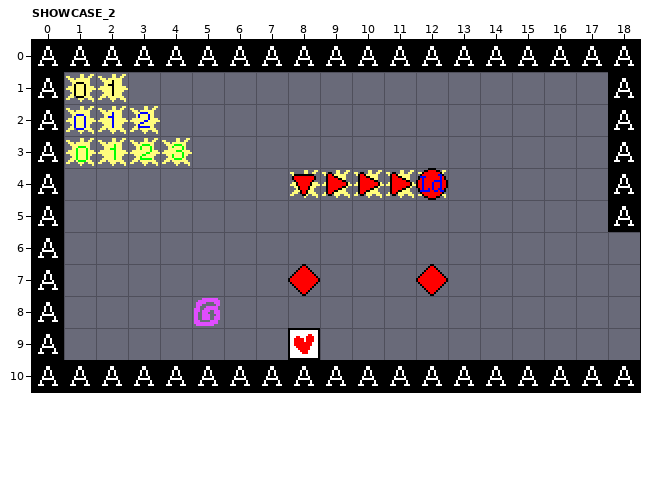
One commit to this LDtk project: Assets/Resources/LDtk/showcase 6.ldtk. Above: the version before the commit.
Cells are 16x16 px. Shown: SHOWCASE_2 x 0..18, y 0..10.
Once edited:
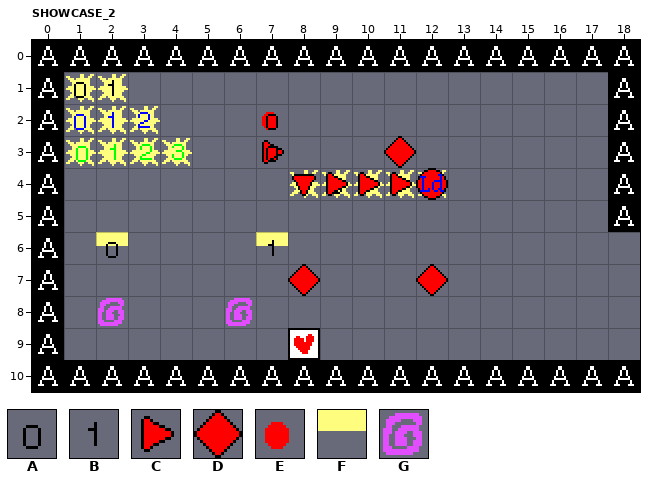
Key: from "ALTERNATE": A 0, B 5; from "CONTROLS": C 13, D 16; from "ENTITIES": E 1, F 8, G 62.
_ is an empty cell.
From old to new:
Layer "ENTITIES":
The author put tile E in rows 2 to 3 at x 7.
The author put tile F in row 6 at x 2 and 7.
The author put tile G in row 8 at x 2 and 6.
The edit erases tile G in row 8 at x 5.
Layer "PATH":
The author put tile C in row 3 at x 7.
The author put tile D in row 3 at x 11.
Layer "ALTERNATE":
The author put tile A in rows 2 to 3 at x 7; in row 4 at x 9; in row 6 at x 2.
The author put tile B in row 6 at x 7.
